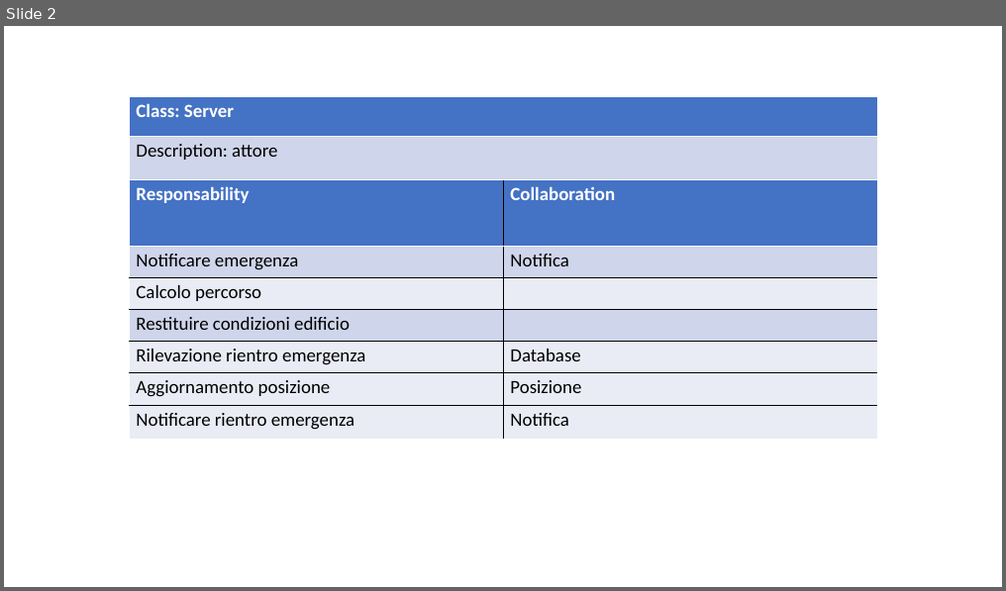
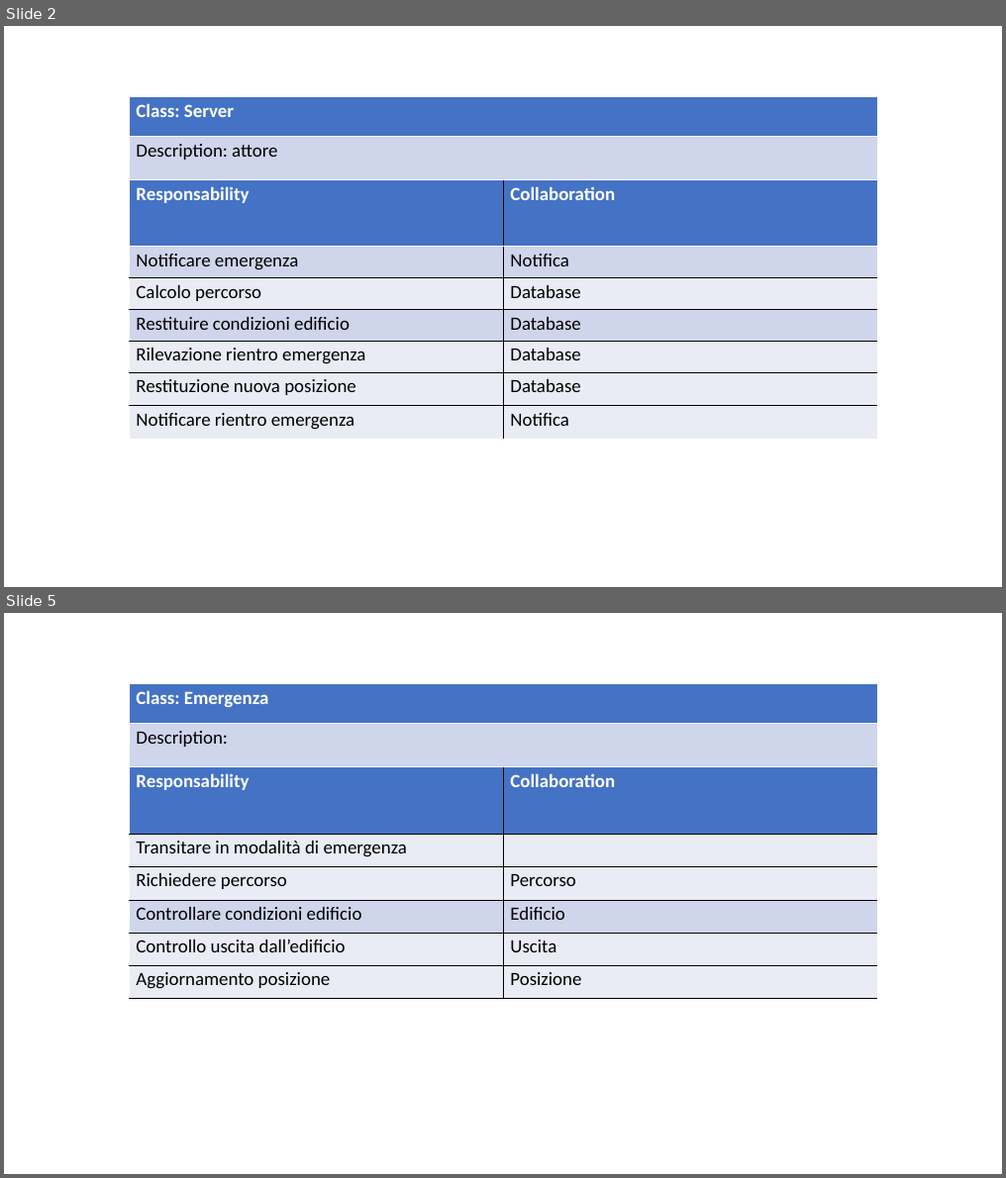
Before and after one commit to ecorradini/ProgettoIDS, a slide deck: AnalisiRequisiti/CRC/UT4/CRC_UT4.ppt. Shown one above the other, each under a label of ours: slide 2 before the commit, slides 2 and 5 after it; the slides between them are not shown. The pictures are 1006x591 and 1006x1178 pixels, drawn with LibreOffice and Linux fonts; fonts in the diff are those of the drawing. Boxes give left, top, right and bottom in pixels: in the first picture for what was removed or moved away, otherwise in the second. Text is boxed around its words. In the diff, an @@ line names an element or a change of style, - is before the commit and + after.

```diff
--- a/AnalisiRequisiti/CRC/UT4/CRC_UT4.ppt
+++ b/AnalisiRequisiti/CRC/UT4/CRC_UT4.ppt
@@ slide 5 added at [4,613,1002,1174], background #FFFFFF @@
@@ table added at [129,683,878,767], 2 rows, 1 columns @@
+Class: Emergenza
+Description:
@@ table added at [129,766,877,997], 6 rows, 2 columns @@
+Responsability | Collaboration
+Transitare in modalità di emergenza | 
+Richiedere percorso | Percorso
+Controllare condizioni edificio | Edificio
+Controllo uscita dall’edificio | Uscita
+Aggiornamento posizione | Posizione
@@ slide 2 changed as well @@
@@ table at [129,179,877,438] @@
-row 3, column 2: 
+row 3, column 2: Database
-row 4, column 2: 
+row 4, column 2: Database
-row 6, column 1: Aggiornamento posizione
+row 6, column 1: Restituzione nuova posizione
-row 6, column 2: Posizione
+row 6, column 2: Database
@@ line spacing 0.96 to 0.94 @@
@@ borders changed @@
```
Also in this commit, not shown: 3 other slides changed, 5 other slides added, 8 slides removed.
